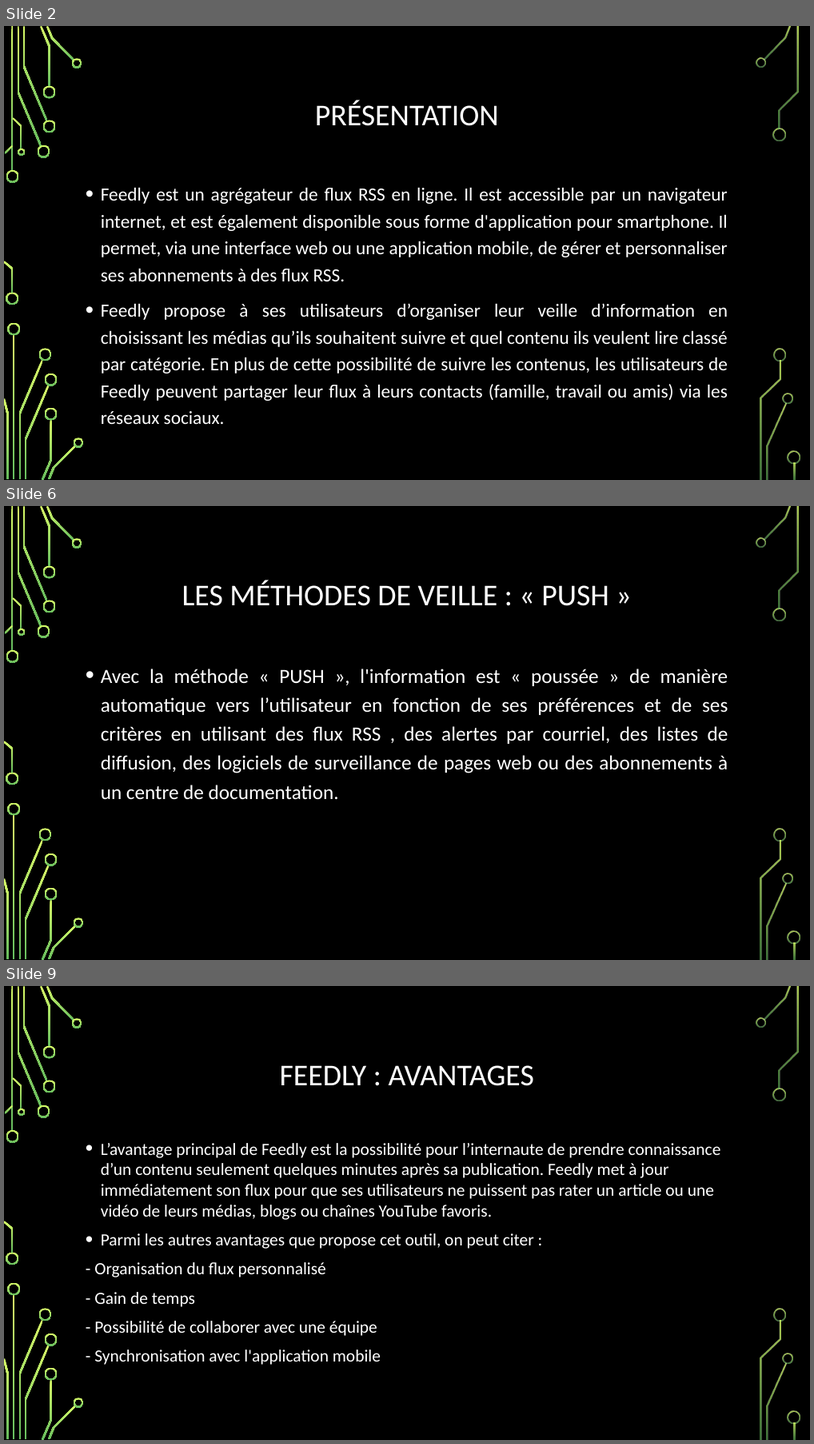
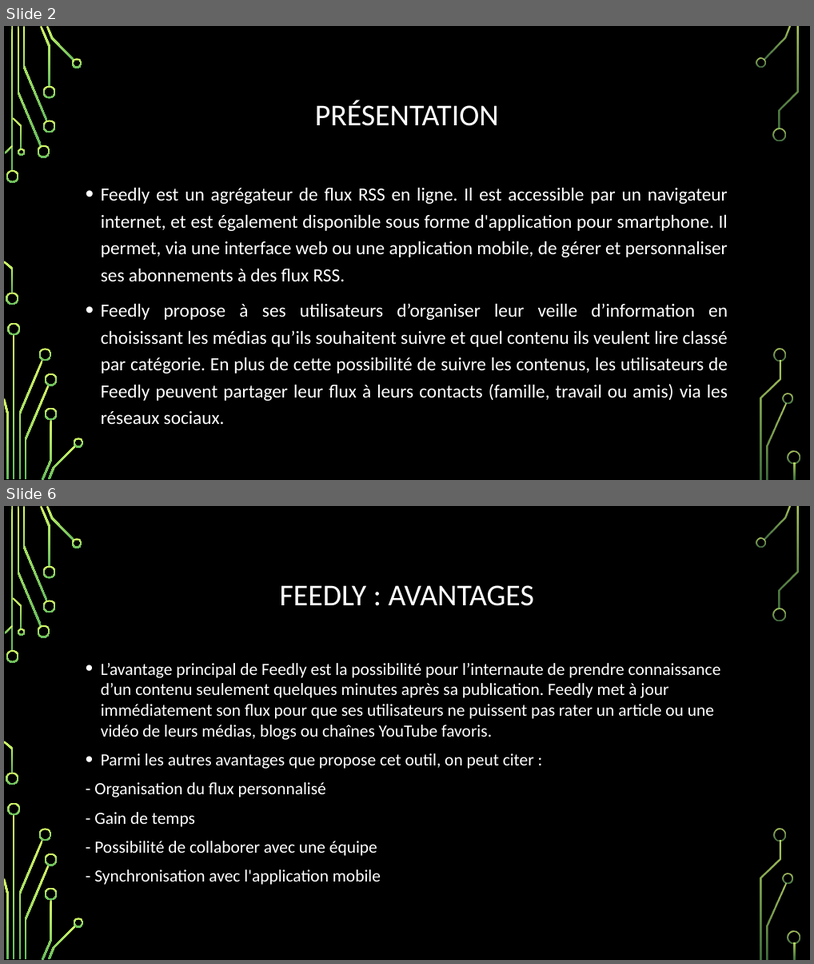
Before and after one commit to sunny-biard/MenuMaker, a slide deck: Old/Veille pptx.pptx. Shown one above the other, each under a label of ours: slides 2, 6 and 9 before the commit, slides 2 and 6 after it; the slides between them are not shown. The pictures are 814x1444 and 814x964 pixels, drawn with LibreOffice and Linux fonts; fonts in the diff are those of the drawing; background and template pictures are left out. Boxes give left, top, right and bottom in pixels: in the first picture for what was removed or moved away, otherwise in the second. Text is boxed around its words. In the diff, an @@ line names an element or a change of style, - is before the commit and + after.

```diff
--- a/Old/Veille pptx.pptx
+++ b/Old/Veille pptx.pptx
@@ slide 6 removed at box(4, 506, 810, 960), background picture (left out); not listed: 36 template elements that a slide beside it also shows @@
@@ title removed at box(182, 580, 610, 606) @@
-LES MÉTHODES DE VEILLE : « PUSH »
@@ text removed at box(101, 668, 729, 799) @@
-• Avec la méthode « PUSH », l'information est « poussée » de manière automatique vers l’utilisateur en fonction de ses préférences et de ses critères en utilisant des flux RSS , des alertes par courriel, des listes de diffusion, des logiciels de surveillance de pages web ou des abonnements à un centre de documentation.
@@ what was slide 9 is now slide 6 @@
```
Also in this commit, not shown: 3 slides added, 6 other slides removed, 1 other file.
